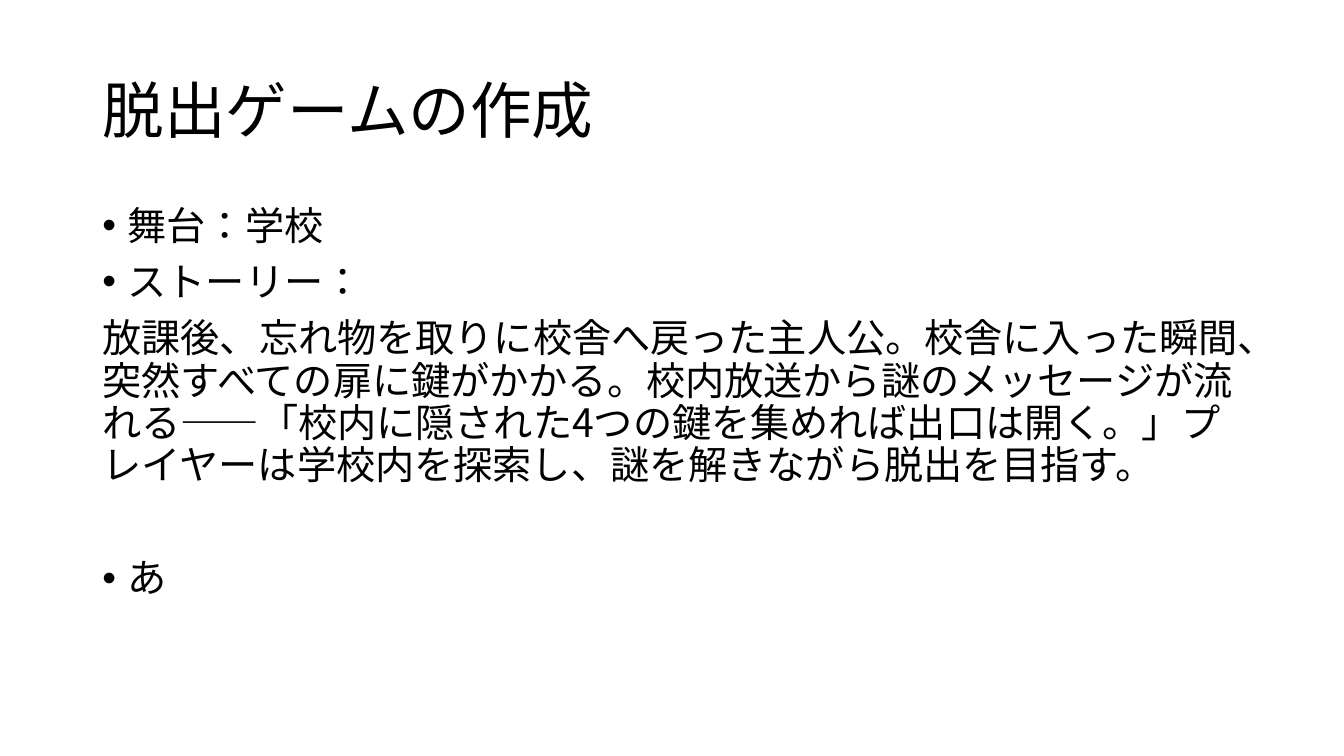
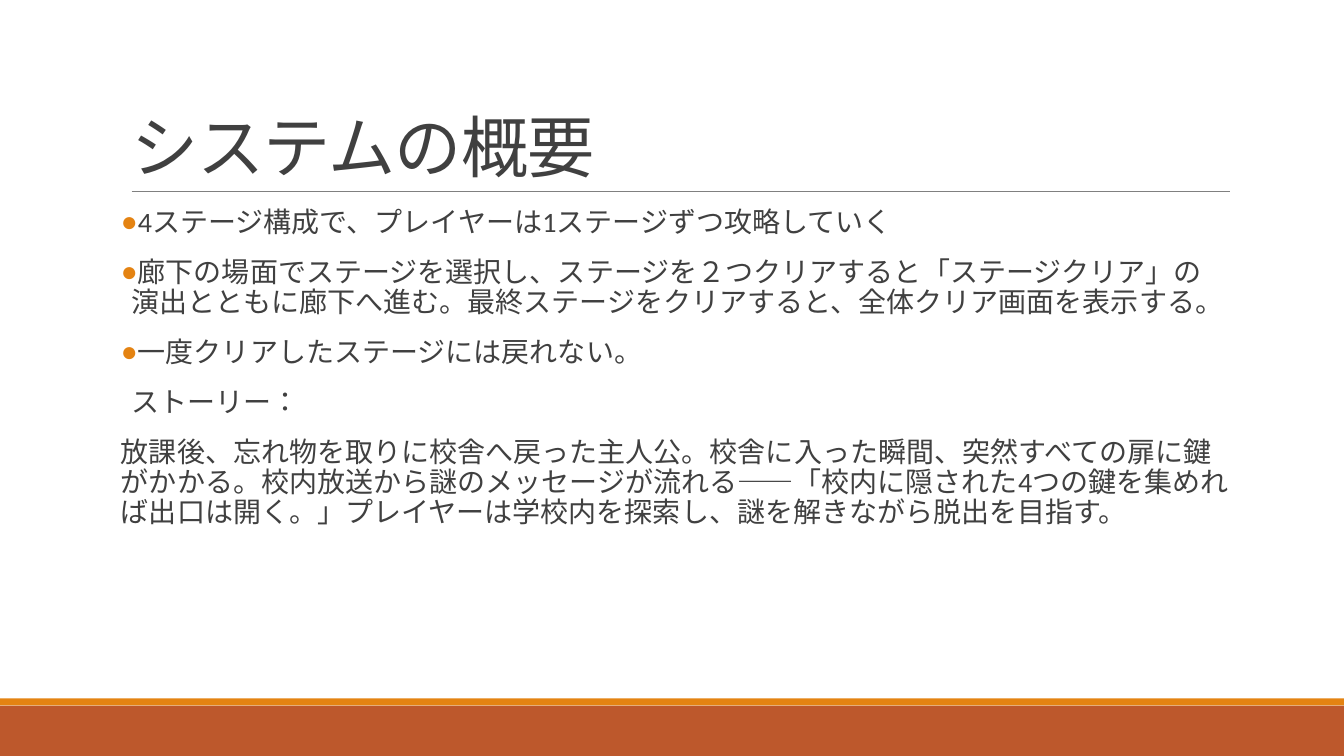
Before and after one commit to YudaiSugimoto17/team-7, a slide deck: slide 2 of presentation/presentation.pptx. Drawn at 1344x756 pixels with LibreOffice and Linux fonts; fonts in the diff are those of the drawing. Boxes give left, top, right and bottom in pixels: in the first picture for what was removed or moved away, otherwise in the second. Text is boxed around its words. In the diff, an @@ line names an element or a change of style, - is before the commit and + after.

Commit message:
途中まで作成しました

```diff
--- a/presentation/presentation.pptx
+++ b/presentation/presentation.pptx
@@ title "システムの概要" at <box>131,115,595,178</box>: vertical alignment middle to bottom @@
@@ title at <box>131,115,595,178</box>: text changed; size 44 to 48 pt; font Noto Sans CJK JP to Calibri; text colour #000000 to #404040 @@
-脱出ゲームの作成
+システムの概要
@@ text "4ステージ構成で、プレイヤーは1ステージずつ攻略していく": place and size @@
-text "4ステージ構成で、プレイヤーは1ステージずつ攻略していく" at <box>102,207,1276,594</box>
+text "4ステージ構成で、プレイヤーは1ステージずつ攻略していく" at <box>121,209,1229,525</box>
@@ text at <box>131,209,1223,364</box>: text changed; size 28 to 20 pt; font Noto Sans CJK JP to Calibri; text colour #000000 to #404040 @@
-• 舞台：学校
+● 4ステージ構成で、プレイヤーは1ステージずつ攻略していく
+● 廊下の場面でステージを選択し、ステージを２つクリアすると「ステージクリア」の演出とともに廊下へ進む。最終ステージをクリアすると、全体クリア画面を表示する。
+● 一度クリアしたステージには戻れない。
@@ line added from (132, 192) to (1231, 192), #808080 0.5 pt @@
@@ text at <box>121,390,1229,525</box>: size 28 to 20 pt, font Noto Sans CJK JP to Calibri, text colour #000000 to #404040 in "ストーリー：", "放課後、忘れ物を取りに校舎へ戻った主人公。校舎に入った瞬間、突然すべての扉に鍵がかかる。校内放送から謎のメッセージが流れ ..."; bullet • to  ; more space between paragraphs @@
@@ text at <box>128,561,167,594</box>: paragraph removed @@
-• あ
@@ rectangle added at <box>0,706,1344,756</box>, fill #BD582C @@
@@ rectangle added at <box>0,699,1344,706</box>, fill #E48312 @@
```
Also in this commit, not shown: 1 other slide changed, 7 slides added, 2 slides removed, 1 other file.
